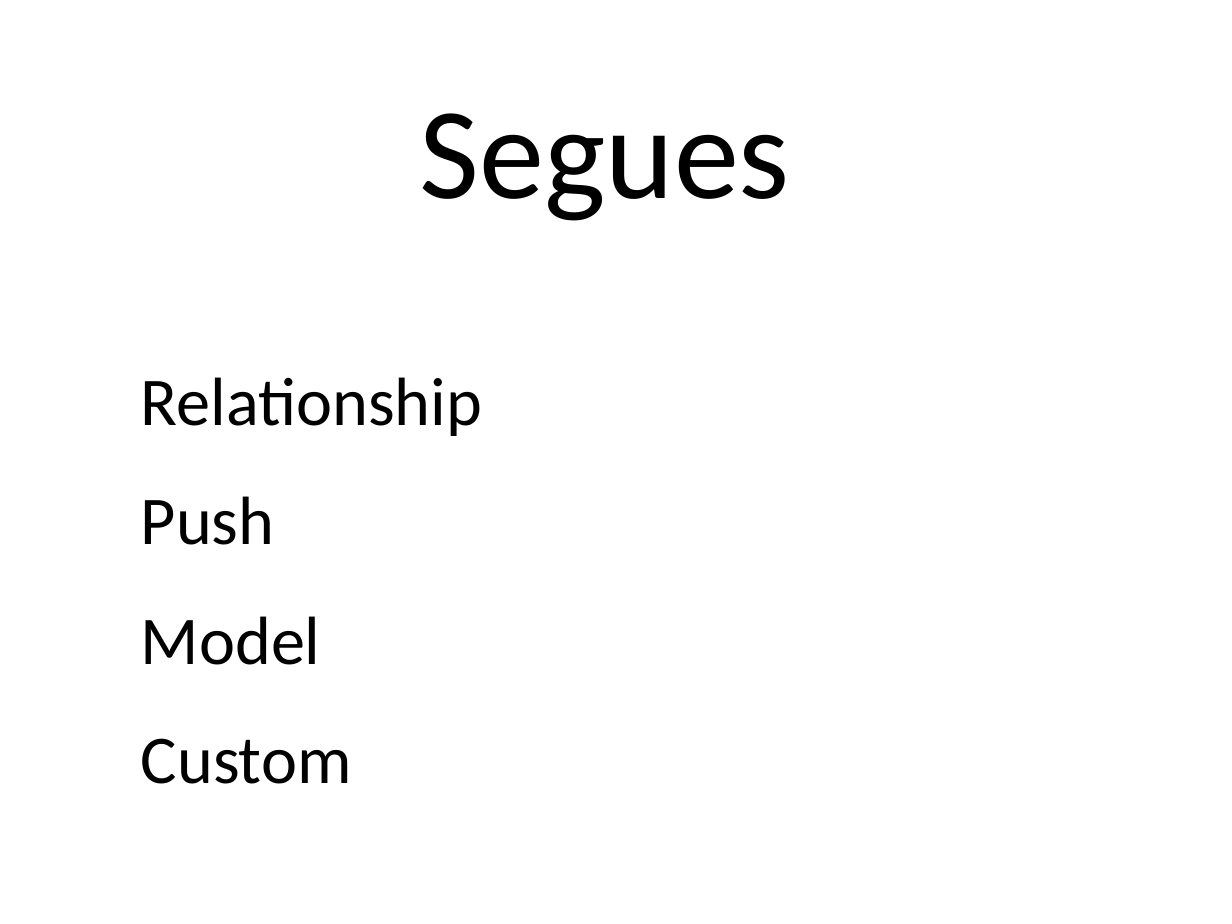
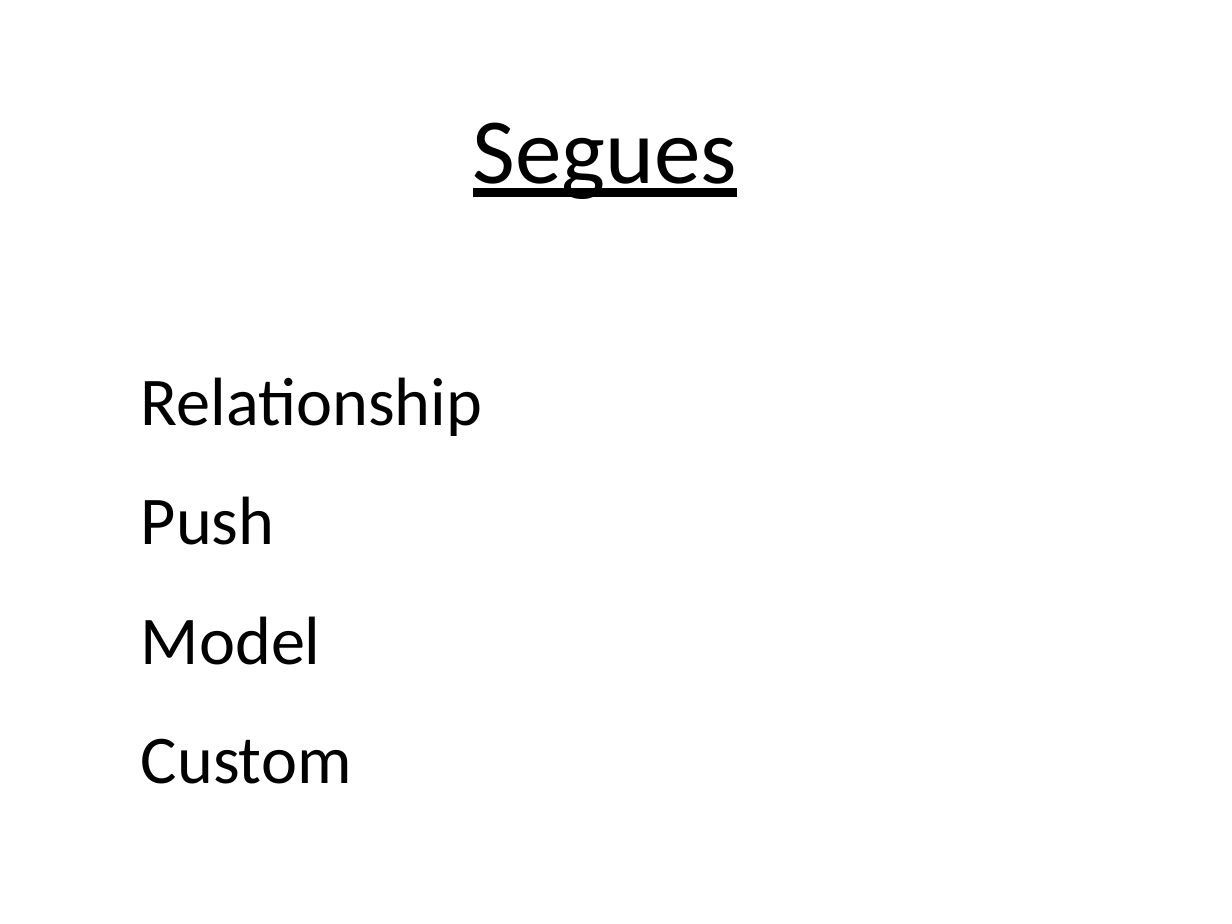
Before and after one commit to NiteshMeshram/SRStoryboardDemo, a slide deck: slide 8 of PPT/SotryBoardByNiteshVersion1.0.odp. Drawn at 1232x924 pixels with LibreOffice and Linux fonts; fonts in the diff are those of the drawing; background and template pictures are left out. Boxes give left, top, right and bottom in pixels: in the first picture for what was removed or moved away, otherwise in the second. Text is boxed around its words. In the diff, an @@ line names an element or a change of style, - is before the commit and + after.

```diff
--- a/PPT/SotryBoardByNiteshVersion1.0.odp
+++ b/PPT/SotryBoardByNiteshVersion1.0.odp
@@ title "Segues" moved from (x1=420, y1=113, x2=790, y2=221) to (x1=473, y1=122, x2=737, y2=199) @@
@@ title "Segues" at (x1=473, y1=122, x2=737, y2=199): size 84 to 60 pt, underline on @@
```
Also in this commit, not shown: 13 other slides changed, 1 slide added, 3 other files.
